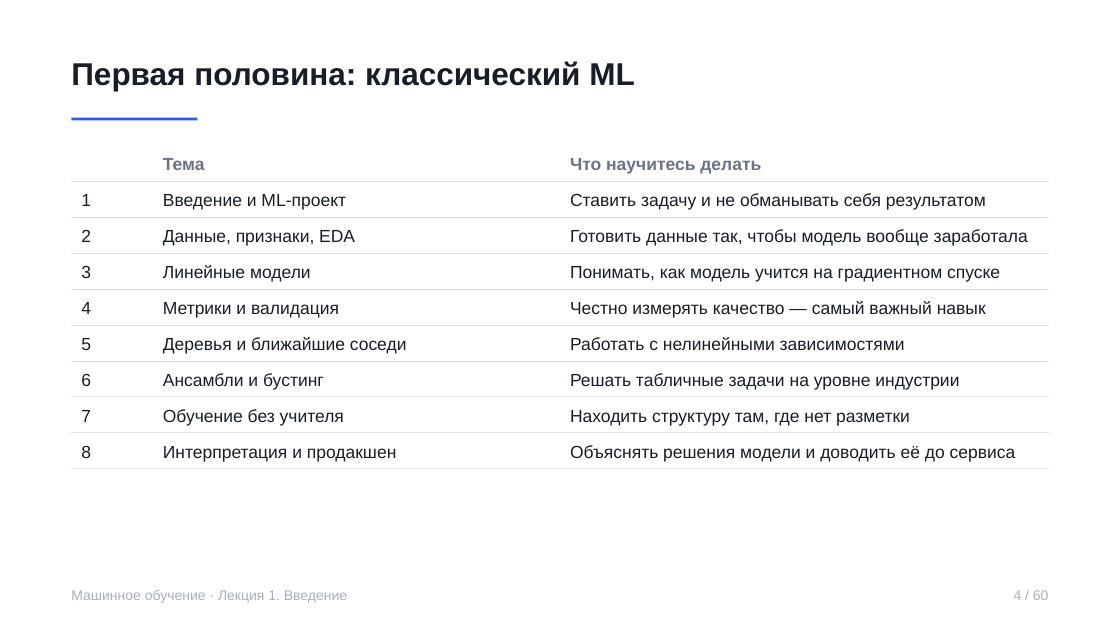
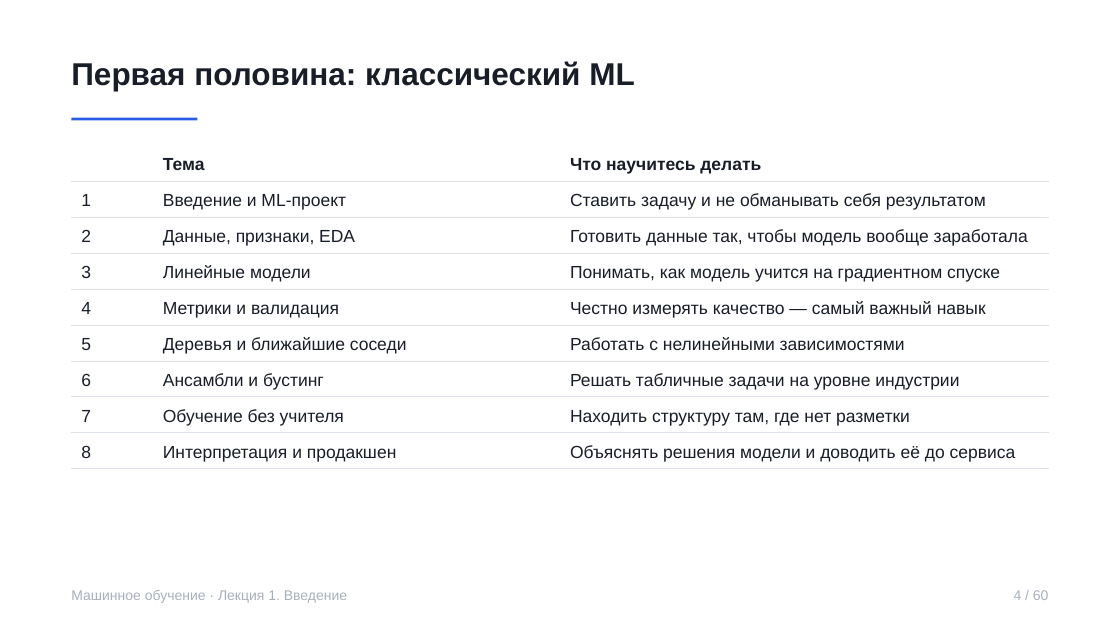
Before and after one commit to rustam-azimov/ml-course-spbu, a slide deck: slide 4 of lectures/lecture01.pptx. Drawn at 1120x630 pixels with LibreOffice and Linux fonts; fonts in the diff are those of the drawing. Boxes give left, top, right and bottom in pixels: in the first picture for what was removed or moved away, otherwise in the second. Text is boxed around its words. In the diff, an @@ line names an element or a change of style, - is before the commit and + after.

```diff
--- a/lectures/lecture01.pptx
+++ b/lectures/lecture01.pptx
@@ table at box(71, 145, 1049, 466) @@
@@ text colour #6B7484 to #181D27 in "Тема", "Что научитесь делать" @@
```
Also in this commit, not shown: 55 other slides changed, 5 other files.
